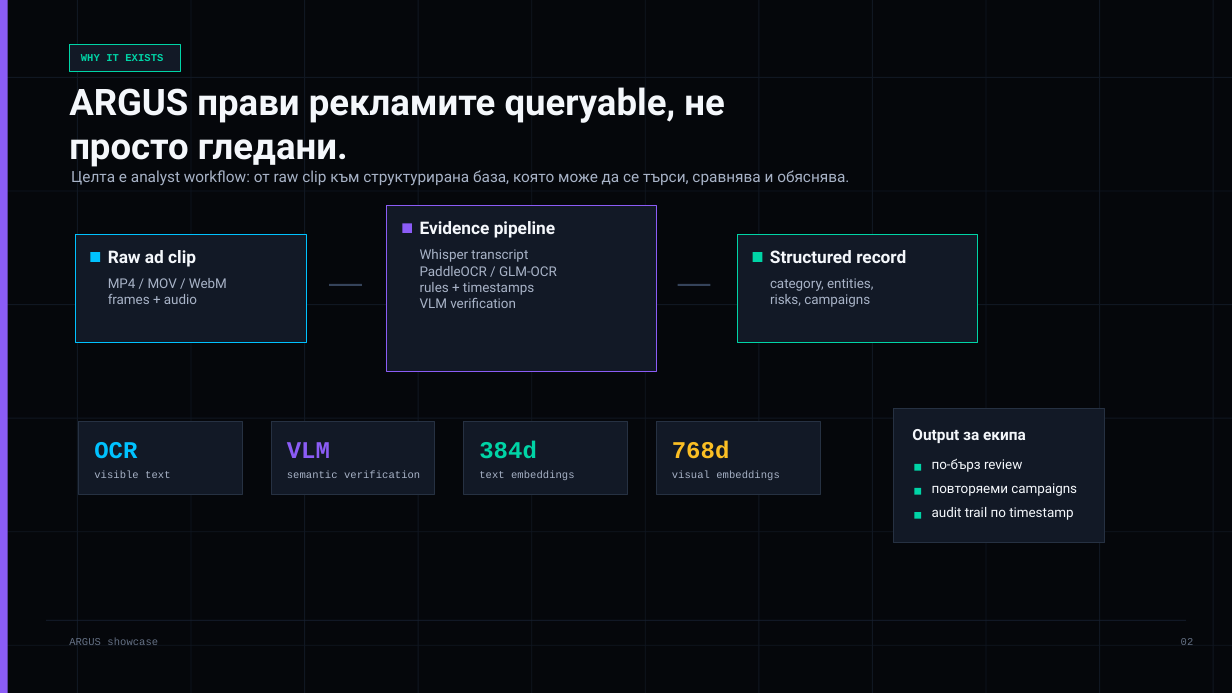
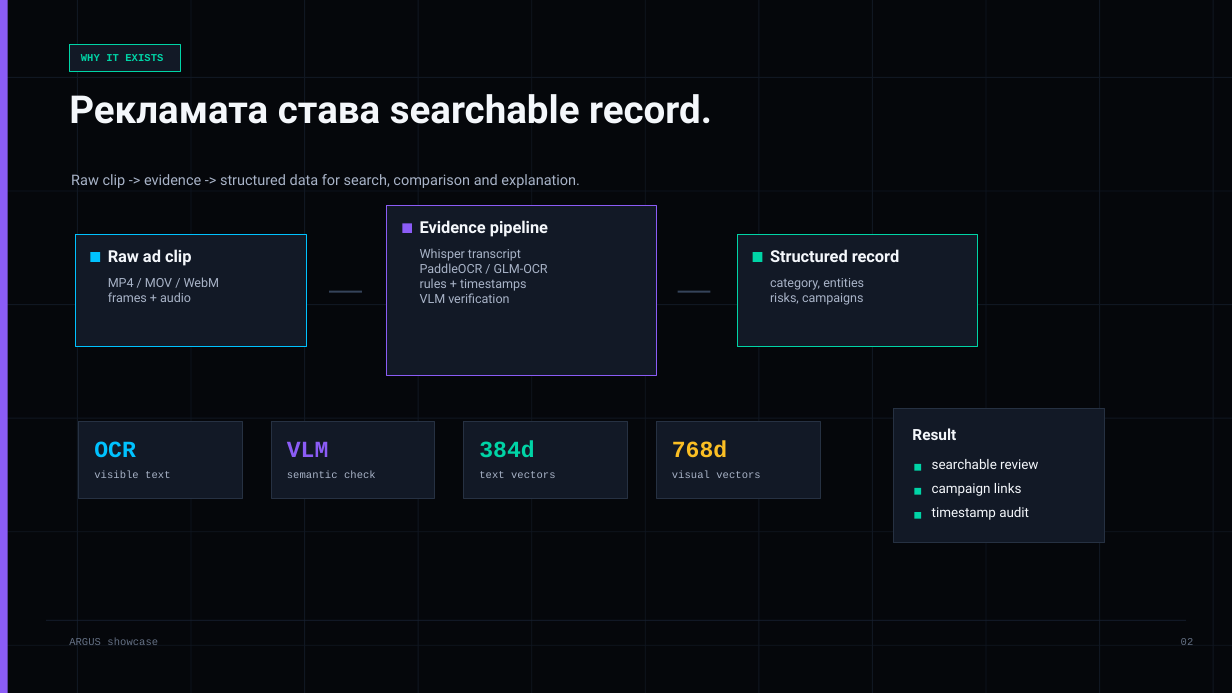
Before and after one commit to LordLoras/ARGUS_vlm, a slide deck: slide 2 of output/argus-showcase-bg.pptx. Drawn at 1232x693 pixels with LibreOffice and Linux fonts; fonts in the diff are those of the drawing. Boxes give left, top, right and bottom in pixels: in the first picture for what was removed or moved away, otherwise in the second. Text is boxed around its words. In the diff, an @@ line names an element or a change of style, - is before the commit and + after.

Commit message:
Refine ARGUS showcase presentation

```diff
--- a/output/argus-showcase-bg.pptx
+++ b/output/argus-showcase-bg.pptx
@@ text at (69,94,712,124): text changed; size 28.5 to 30 pt @@
-ARGUS прави рекламите queryable, не просто гледани.
+Рекламата става searchable record.
@@ text at (71,174,580,188): text changed; size 12 to 11.2 pt @@
-Целта е analyst workflow: от raw clip към структурирана база, която може да се търси, сравнява и обяснява.
+Raw clip -> evidence -> structured data for search, comparison and explanation.
@@ rectangle: place and size @@
-rectangle at (75,235,306,343)
+rectangle at (75,235,306,347)
@@ rectangle: place and size @@
-rectangle at (738,235,978,343)
+rectangle at (738,235,978,347)
@@ size 13.5 to 12.8 pt in 3 elements at (420,220,548,237), (770,249,899,262), (108,249,191,266) @@
@@ text "Whisper transcript" at (420,248,548,303): size 10.5 to 9.8 pt @@
@@ text "MP4 / MOV / WebM" at (108,277,219,302): size 10.5 to 9.8 pt @@
@@ rectangle: place and size @@
-rectangle at (329,284,361,286)
+rectangle at (329,291,361,293)
@@ rectangle: place and size @@
-rectangle at (677,284,710,286)
+rectangle at (677,291,710,293)
@@ text at (770,278,864,290): text changed; size 10.5 to 9.8 pt @@
-category, entities,
+category, entities
@@ text at (770,292,864,305): size 10.5 to 9.8 pt in "risks, campaigns" @@
@@ rectangle: place and size @@
-rectangle at (79,421,242,494)
+rectangle at (79,421,242,498)
@@ rectangle: place and size @@
-rectangle at (272,421,435,494)
+rectangle at (272,421,435,498)
@@ rectangle: place and size @@
-rectangle at (464,421,628,494)
+rectangle at (464,421,628,498)
@@ rectangle: place and size @@
-rectangle at (656,421,820,494)
+rectangle at (656,421,820,498)
@@ size 18.8 to 18 pt in 4 elements at (94,441,136,458), (287,441,329,457), (479,440,534,458), (672,440,727,458) @@
@@ text at (912,428,956,440): text changed @@
-Output за екипа
+Result
@@ text at (287,471,376,478): text changed @@
-semantic verification
+semantic check
@@ text at (479,471,555,478): text changed @@
-text embeddings
+text vectors
@@ text at (672,471,760,478): text changed @@
-visual embeddings
+visual vectors
@@ text at (932,459,1038,469): text changed @@
-по-бърз review
+searchable review
@@ text at (932,507,1029,520): text changed @@
-audit trail по timestamp
+timestamp audit
@@ text at (932,483,1022,496): text changed @@
-повторяеми campaigns
+campaign links
```
Also in this commit, not shown: 12 other slides changed, 2 other files.
